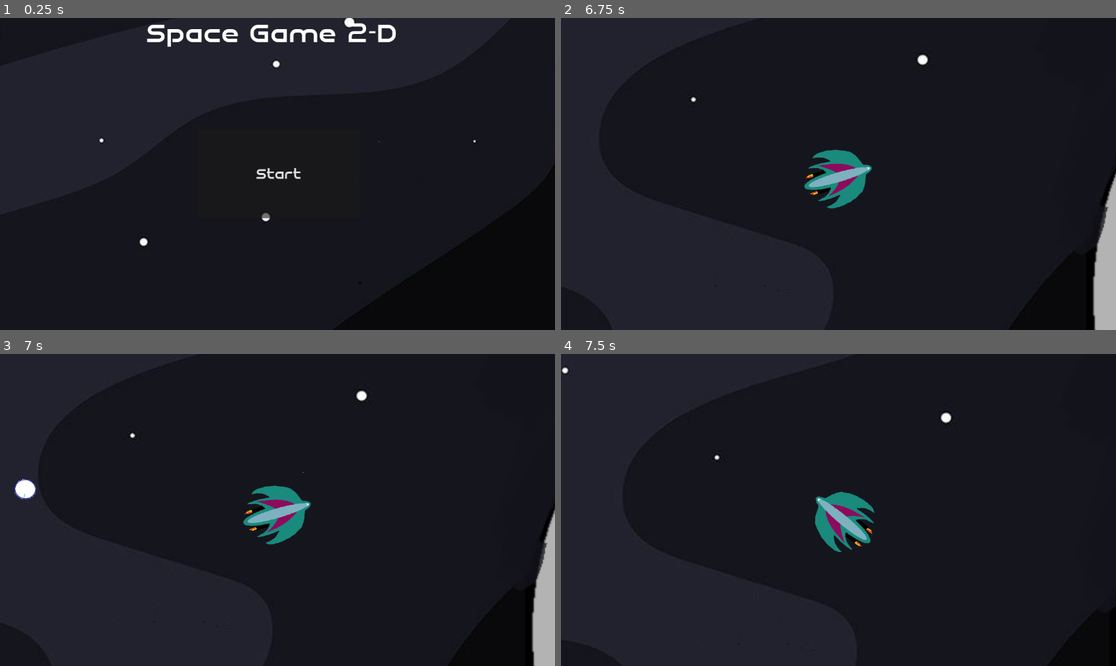
Above: before the commit, frames 1-4 (two rows, left to right).
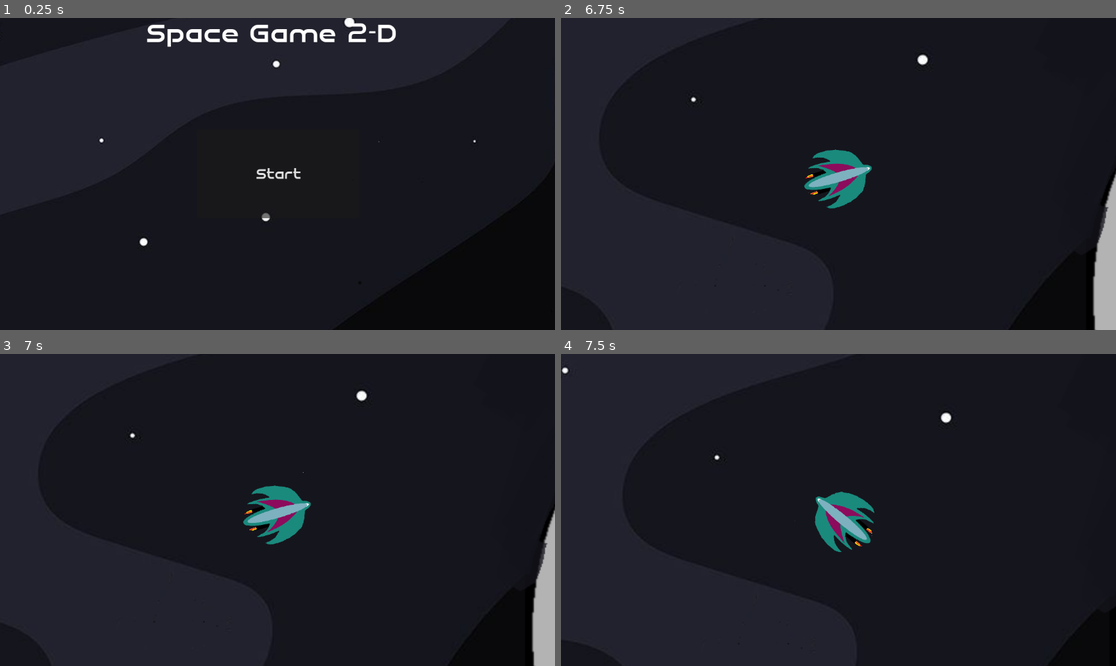
Above: after the commit, the same moments.

Repository: BurgundyToad/planet-defender
Game: Godot game, scene res://game.tscn
The game is run twice, just before and just after one commit, with the same random seed, the same clock (stepped at 60 frames per second) and the same inputs.
Inputs (mouse positions are in pixels of both pictures, inside the frame that each line leads up to):
- Up to frame 1 (0.25 s): no input
- Up to frame 2 (6.75 s): click "Start" at 0.5 s; click "Level 1" at 1.25 s; move the mouse to (960, 158) at 2.02 s; hold D (right) 2.03-2.78 s; hold Space (Space) 2.03-2.78 s; tap Enter at 2.75, 5.75 s; move the mouse to (727, 189) at 2.77 s; hold S (down) 2.78-3.53 s; tap E (interact) at 2.85, 6.6 s; tap Space (Space) at 3.5, 5.85, 6.5 s; move the mouse to (894, 105) at 3.52 s; hold D (right) 3.53-4.28 s; hold Right mouse button (move) 3.53-4.28 s; move the mouse to (810, 236) at 4.27 s; hold W (up) 4.28-5.03 s; click (810, 236) at 4.35 s; move the mouse to (1005, 220) at 5.02 s; hold Left (left) 5.03-6.53 s; tap [ (testing_key_1) at 5.1 s; move the mouse to (672, 127) at 5.77 s; move the mouse to (866, 174) at 6.52 s; hold S (down) from 6.53 s (still down)
- Up to frame 3 (7 s): keep holding S (down)
- Up to frame 4 (7.5 s): move the mouse to (755, 432) at 7.27 s; release S (down) at 7.28 s; hold D (right) from 7.28 s (still down); right-click (755, 432) at 7.35 s

Frames 1-2 are identical in both runs. In frame 3, 0.2% of the frame differs, in the area x 2-7%, y 40-48%; in frame 4, nothing differs.
Error in both runs: Invalid access to property or key 'position' on a base object of type 'null instance'. (res://mob.gd:14)

Commit message:
Add files via upload

Diff:
--- a/planet-defender-main (3) - Copy/planet-defender-main/ICS Culminating/Level1 Scene.gd
+++ b/planet-defender-main (3) - Copy/planet-defender-main/ICS Culminating/Level1 Scene.gd
@@ -1,10 +1,14 @@
 extends Node2D
 @export var mob_scene: PackedScene
 @export var tower : Tower
-var amount_mobs = 12
+var amount_mobs = 3
+var wave = 5
+
 # Called when the node enters the scene tree for the first time.
 func _ready():
+	print("level 1 loaded")
 	$MobTimer.start()
+	$WaveTimer.start()
 
 
 	pass # Replace with function body.
@@ -15,8 +19,11 @@
 func _input(event: InputEvent):
 	if event.is_action_pressed('upgrade'):
 		$CanvasLayer2.visible = !$CanvasLayer2.visible
+
+
 func _on_mob_timer_timeout():
 	if amount_mobs > 0:
+		$wave.hide()
 		var mob = mob_scene.instantiate()
 		var mob_spawn_location = $MobPath/MobSpawnLocation
 		mob_spawn_location.progress_ratio = randf()
@@ -28,5 +35,15 @@
 
 		add_child(mob)
 		amount_mobs -= 1
-		print(amount_mobs)
+
 	pass # Replace with function body.
+
+
+func _on_wave_timer_timeout():
+	$wave.show()
+	await get_tree().create_timer(2.0).timeout
+
+	if wave > 0:
+		amount_mobs = 3
+	wave -= 1
+	pass # Replace with function body.
--- a/planet-defender-main (3) - Copy/planet-defender-main/ICS Culminating/Level1 Scene.tscn
+++ b/planet-defender-main (3) - Copy/planet-defender-main/ICS Culminating/Level1 Scene.tscn
@@ -7,6 +7,7 @@
 [ext_resource type="PackedScene" uid="uid://dp54o33w87lwm" path="res://upgrade_Menu.tscn" id="6_ks7am"]
 [ext_resource type="PackedScene" uid="uid://8imu1gjm8khr" path="res://Mouse_Moved_Player.tscn" id="7_01026"]
 [ext_resource type="PackedScene" uid="uid://dawv6c8cfnyo8" path="res://player_upgrade_menu.tscn" id="7_63477"]
+[ext_resource type="FontFile" uid="uid://b10vrd8csdlok" path="res://art/SpeedyRegular-7BLoE.ttf" id="8_hgdgs"]
 
 [sub_resource type="Curve2D" id="Curve2D_vm0l8"]
 _data = {
@@ -42,6 +43,9 @@
 [node name="MobTimer" type="Timer" parent="."]
 wait_time = 0.5
 
+[node name="WaveTimer" type="Timer" parent="."]
+wait_time = 30.0
+
 [node name="Mouse_Moved_Player" parent="." instance=ExtResource("7_01026")]
 position = Vector2(549, 940)
 
@@ -59,5 +63,23 @@
 
 [node name="Player_Upgrade_Menu" parent="CanvasLayer2" instance=ExtResource("7_63477")]
 
+[node name="wave" type="Label" parent="."]
+anchors_preset = 15
+anchor_right = 1.0
+anchor_bottom = 1.0
+offset_left = 1510.0
+offset_top = 948.0
+offset_right = 2516.0
+offset_bottom = 1400.0
+grow_horizontal = 2
+grow_vertical = 2
+size_flags_horizontal = 4
+theme_override_fonts/font = ExtResource("8_hgdgs")
+theme_override_font_sizes/font_size = 150
+text = "NEW WAVE"
+horizontal_alignment = 1
+vertical_alignment = 1
+
 [connection signal="timeout" from="MobTimer" to="." method="_on_mob_timer_timeout"]
+[connection signal="timeout" from="WaveTimer" to="." method="_on_wave_timer_timeout"]
 [connection signal="speedd" from="CanvasLayer2/Player_Upgrade_Menu" to="Mouse_Moved_Player" method="_on_player_upgrade_menu_speedd"]
Not shown: 1 places in planet-defender-main (3) - Copy/planet-defender-main/ICS Culminating/Level1 Scene.tscn that only renumber resources
